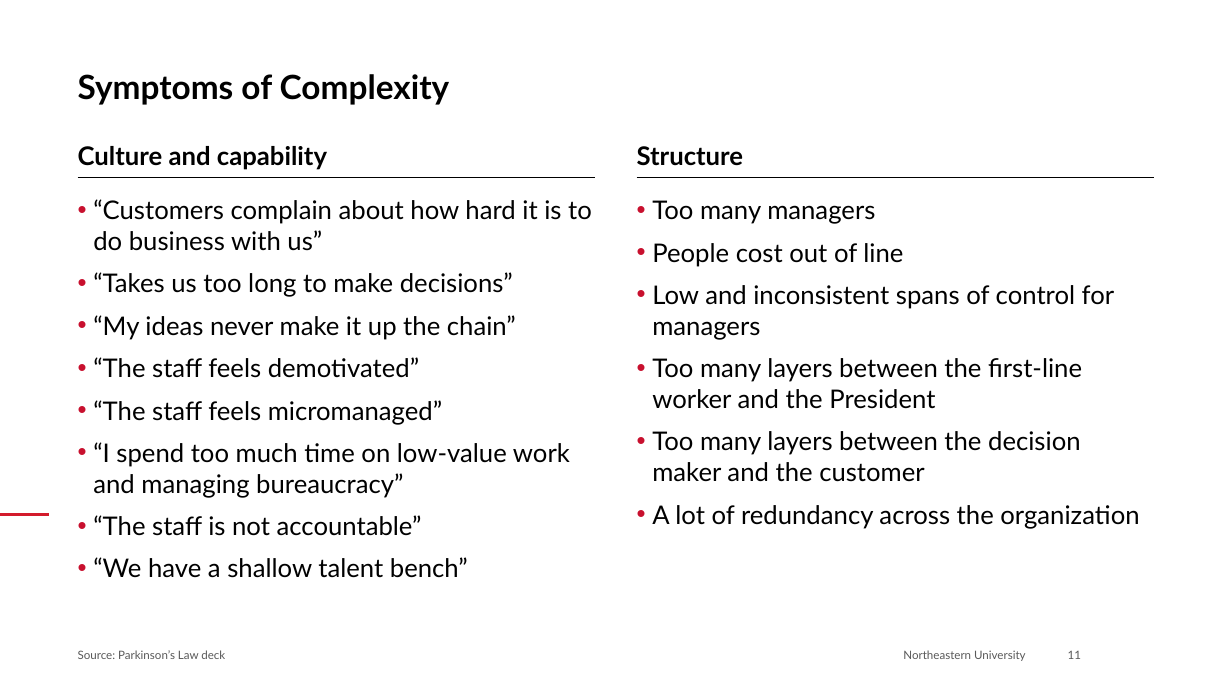
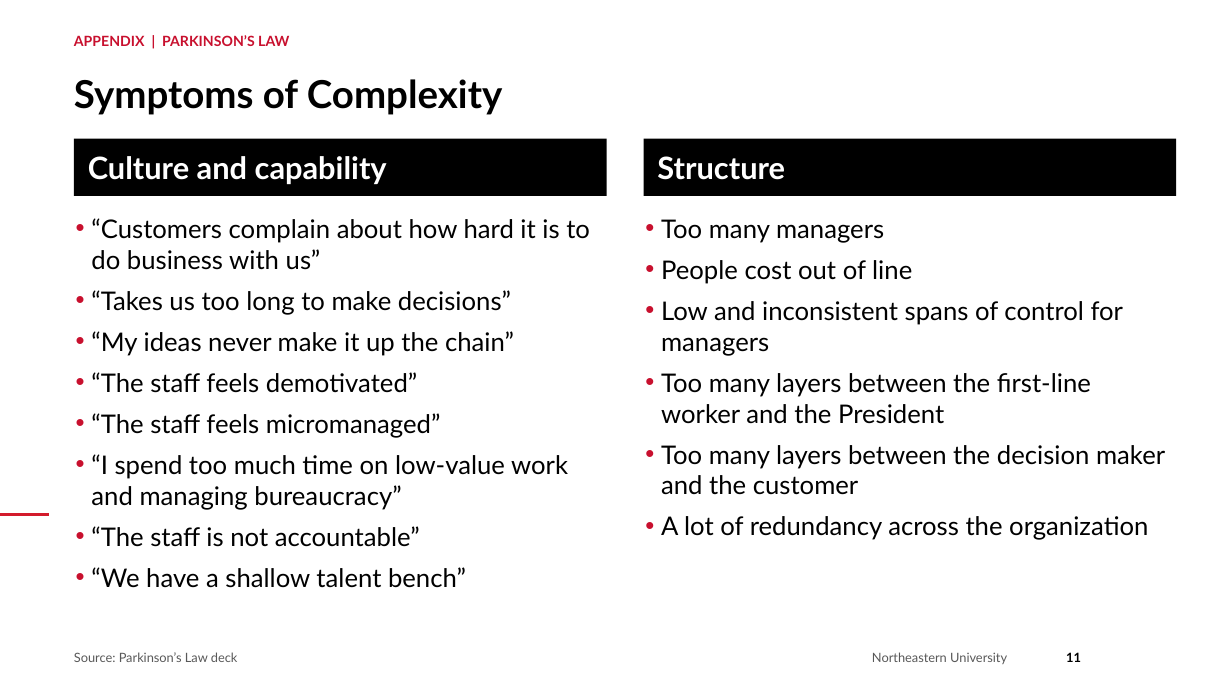
Before and after one commit to brettcsweet/Tonys-repo, a slide deck: slide 11 of 2026-09-29_Role_of_the_Center_Northeastern.pptx. Drawn at 1232x693 pixels with LibreOffice and Linux fonts; fonts in the diff are those of the drawing; background and template pictures are left out. Boxes give left, top, right and bottom in pixels: in the first picture for what was removed or moved away, otherwise in the second. Text is boxed around its words. In the diff, an @@ line names an element or a change of style, - is before the commit and + after.

```diff
--- a/2026-09-29_Role_of_the_Center_Northeastern.pptx
+++ b/2026-09-29_Role_of_the_Center_Northeastern.pptx
@@ text "Symptoms of Complexity" at (74, 79, 502, 115): size 26 to 30 pt @@
@@ text added at (74, 35, 289, 46), 11 pt, text #C8102E, bold @@
+APPENDIX | PARKINSON’S LAW
@@ rectangle "Culture and capability": place and size @@
-rectangle "Culture and capability" at (78, 146, 327, 170)
+rectangle "Culture and capability" at (74, 139, 606, 196)
@@ rectangle "Culture and capability" at (74, 139, 606, 196): size 20 to 24 pt, text colour #000000 to #FFFFFF; vertical alignment bottom to middle; fill none to #000000 @@
@@ rectangle "Structure" at (643, 139, 1176, 196): size 20 to 24 pt, text colour #000000 to #FFFFFF; vertical alignment bottom to middle; fill none to #000000 @@
@@ rectangle "Structure": place and size @@
-rectangle "Structure" at (637, 146, 744, 166)
+rectangle "Structure" at (643, 139, 1176, 196)
@@ line removed from (78, 177) to (595, 177) @@
@@ line removed from (637, 177) to (1154, 177) @@
@@ text "“Customers complain about how hard ...": place and size @@
-text "“Customers complain about how hard ..." at (93, 199, 592, 578)
+text "“Customers complain about how hard ..." at (91, 218, 590, 588)
@@ text "Too many managers": place and size @@
-text "Too many managers" at (652, 200, 1139, 529)
+text "Too many managers" at (661, 219, 1165, 540)
@@ text at (91, 290, 568, 588): less space between paragraphs @@
@@ text at (661, 301, 1165, 540): less space between paragraphs @@
@@ text "Source: Parkinson’s Law deck" at (74, 652, 238, 662): size 9 to 10 pt @@
@@ text "Northeastern University" at (872, 652, 1007, 664): size 9 to 10 pt @@
@@ text "Northeastern University": place and size @@
-text "Northeastern University" at (903, 650, 1026, 661)
+text "Northeastern University" at (872, 652, 1007, 664)
@@ page number at (1066, 652, 1081, 662): size 9 to 10 pt, text colour #595959 to #000000, bold on @@
```
Also in this commit, not shown: 8 other slides changed, 3 slides added.
